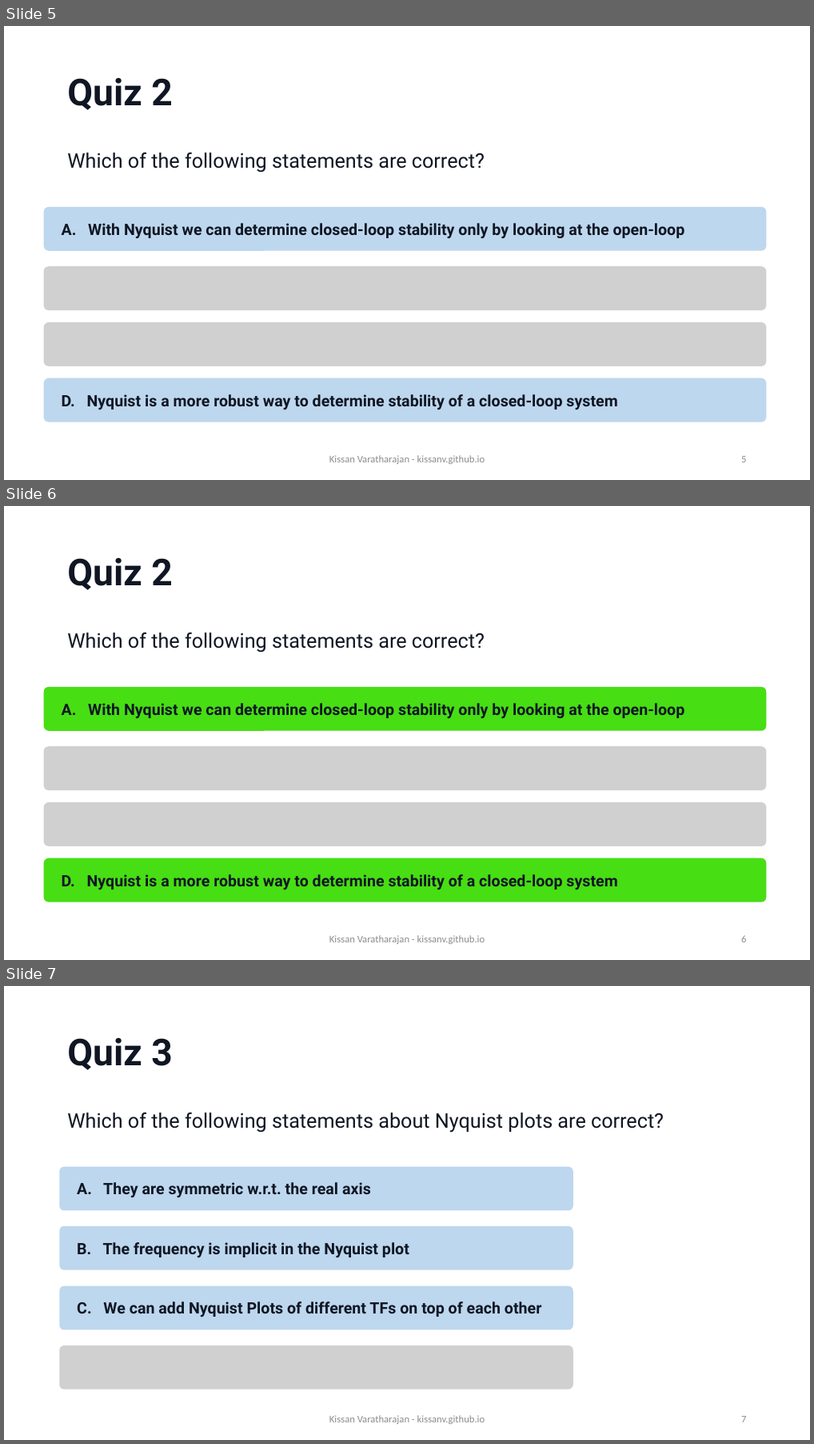
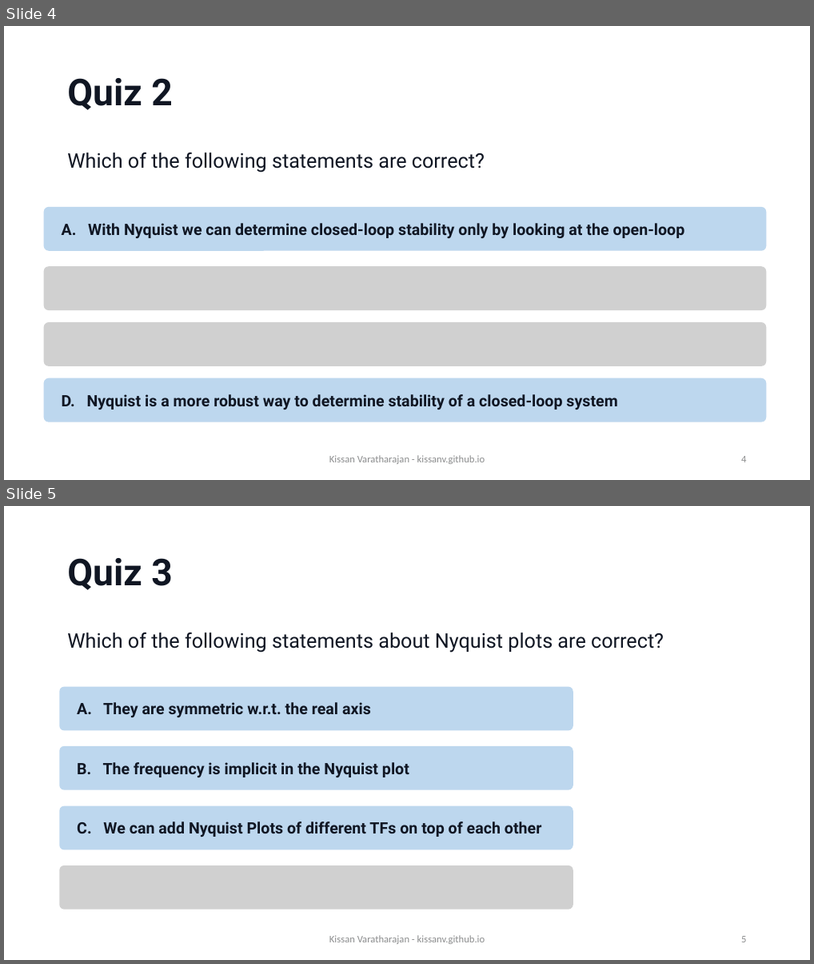
Before and after one commit to KissanV/KissanV.github.io, a slide deck: pdfs/CS1/CS1_Week11_empty.pptx. Shown one above the other, each under a label of ours: slides 5, 6 and 7 before the commit, slides 4 and 5 after it. The pictures are 814x1444 and 814x964 pixels, drawn with LibreOffice and Linux fonts; fonts in the diff are those of the drawing; grey boxes stand for pictures; background and template pictures are left out. Boxes give left, top, right and bottom in pixels: in the first picture for what was removed or moved away, otherwise in the second. Text is boxed around its words. In the diff, an @@ line names an element or a change of style, - is before the commit and + after.

```diff
--- a/pdfs/CS1/CS1_Week11_empty.pptx
+++ b/pdfs/CS1/CS1_Week11_empty.pptx
@@ slide 6 removed at [4, 506, 810, 960], background #FFFFFF @@
@@ title removed at [67, 558, 172, 590] @@
-Quiz 2
@@ text removed at [67, 632, 485, 652] @@
-Which of the following statements are correct?
@@ rounded rectangle removed at [43, 687, 767, 731] @@
-A. With Nyquist we can determine closed-loop stability only by looking at the open-loop
@@ picture removed at [43, 746, 767, 791] @@
@@ picture removed at [43, 802, 767, 846] @@
@@ rounded rectangle removed at [43, 857, 767, 902] @@
-D. Nyquist is a more robust way to determine stability of a closed-loop system
@@ text removed at [330, 935, 486, 944] @@
-Kissan Varatharajan - kissanv.github.io
@@ page number removed at [742, 935, 746, 942] @@
-6
@@ what was slide 5 is now slide 4 @@
@@ page number at [742, 456, 746, 462]: text changed @@
-5
+4
@@ what was slide 7 is now slide 5 @@
@@ page number at [742, 936, 746, 942]: text changed @@
-7
+5
```
Also in this commit, not shown: 5 slides changed, 2 other slides removed, 1 other file.
